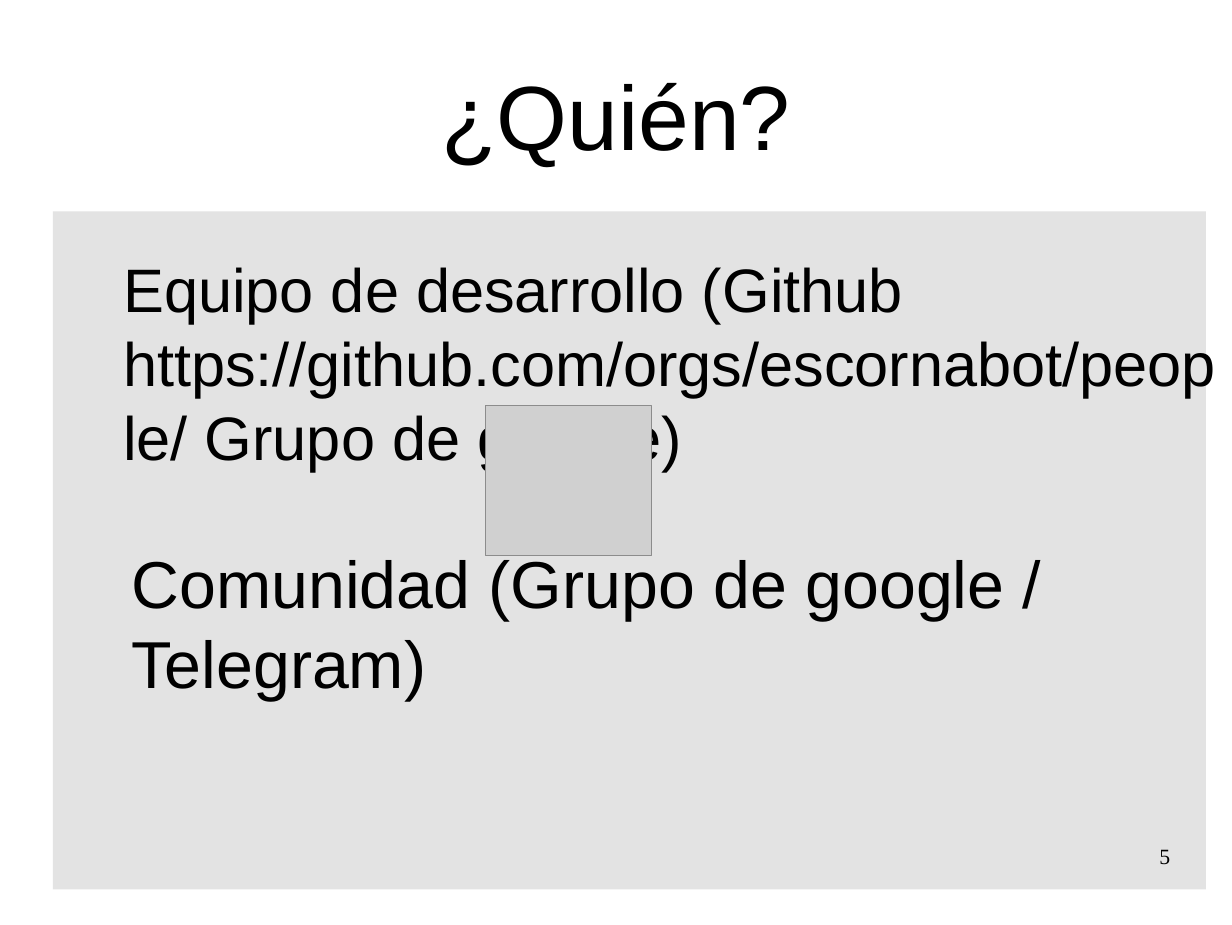
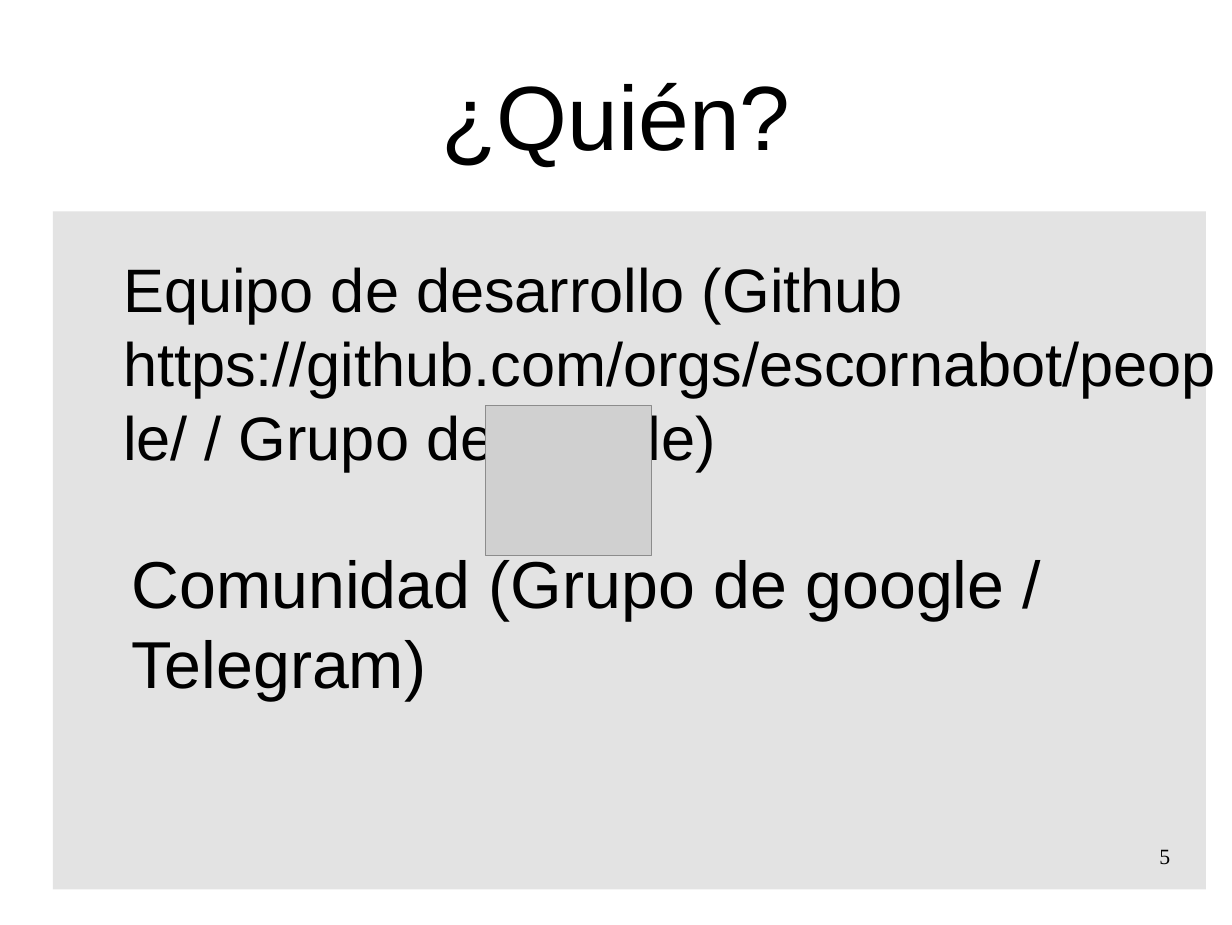
Before and after one commit to pedroruizf/taller_escornabot, a slide deck: slide 5 of presentacion_taller_escornabot.odp. Drawn at 1232x925 pixels with LibreOffice and Linux fonts; fonts in the diff are those of the drawing; grey boxes stand for pictures; background and template pictures are left out. Boxes give left, top, right and bottom in pixels: in the first picture for what was removed or moved away, otherwise in the second. Text is boxed around its words. In the diff, an @@ line names an element or a change of style, - is before the commit and + after.

```diff
--- a/presentacion_taller_escornabot.odp
+++ b/presentacion_taller_escornabot.odp
@@ text at box(123, 267, 1215, 471): text changed @@
-Equipo de desarrollo (Github https://github.com/orgs/escornabot/people/ Grupo de google)
+Equipo de desarrollo (Github https://github.com/orgs/escornabot/people/ / Grupo de google)
```
Also in this commit, not shown: 1 slide added, 1 other file.
